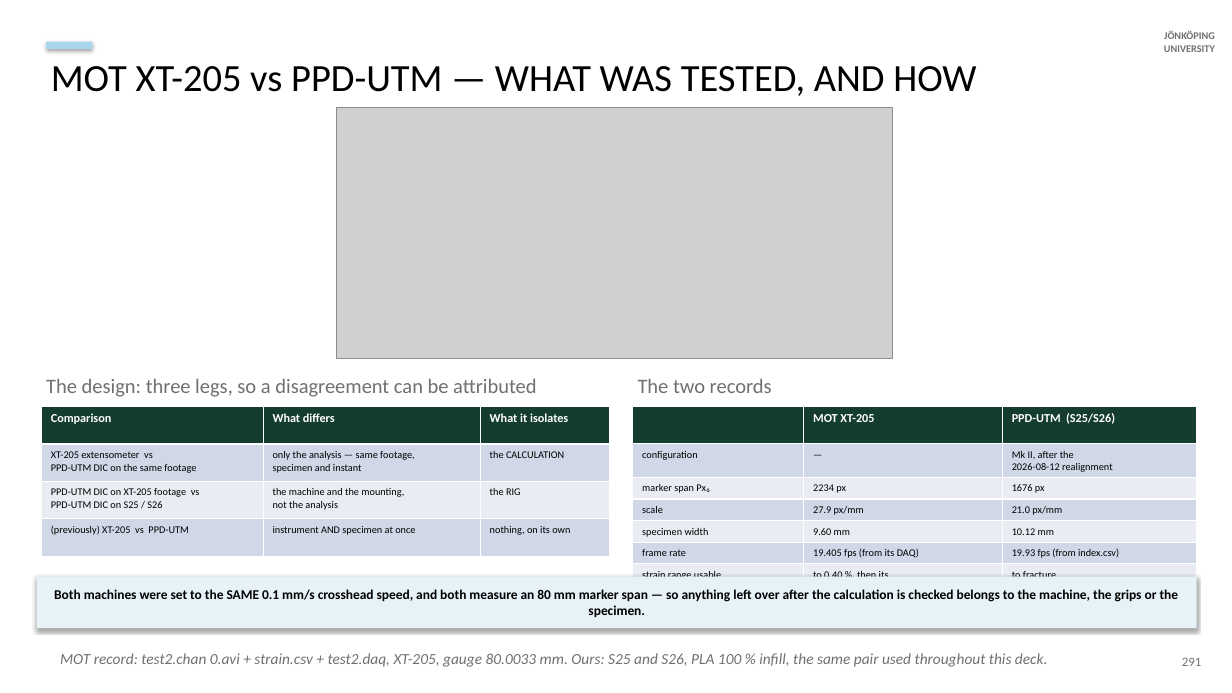
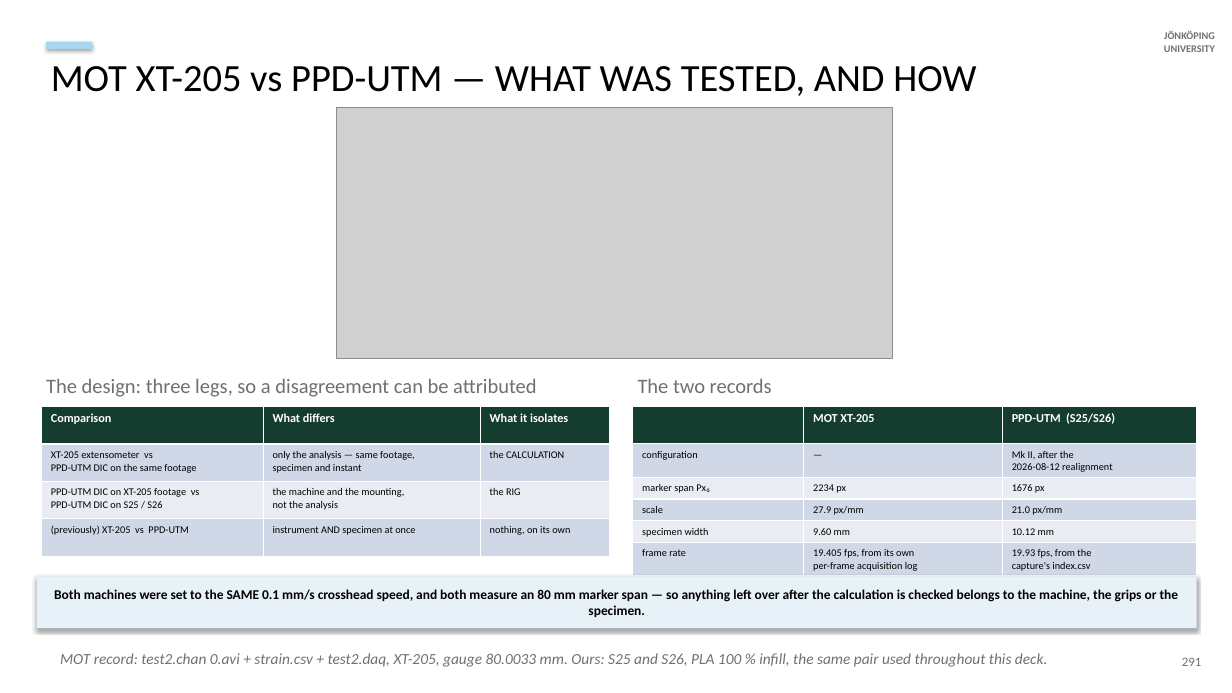
Before and after one commit to AdithyaSivakumar-3/UTM, a slide deck: slide 151 of documentation/decks/V6a_8_6_20_slides.pptx. Drawn at 1232x693 pixels with LibreOffice and Linux fonts; fonts in the diff are those of the drawing; grey boxes stand for pictures. Boxes give left, top, right and bottom in pixels: in the first picture for what was removed or moved away, otherwise in the second. Text is boxed around its words. In the diff, an @@ line names an element or a change of style, - is before the commit and + after.

```diff
--- a/documentation/decks/V6a_8_6_20_slides.pptx
+++ b/documentation/decks/V6a_8_6_20_slides.pptx
@@ table at bbox=[633, 407, 1197, 603] @@
-row 6, column 2: 19.405 fps (from its DAQ)
+row 6, column 2: 19.405 fps, from its own per-frame acquisition log
-row 6, column 3: 19.93 fps (from index.csv)
+row 6, column 3: 19.93 fps, from the capture's index.csv
```
Also in this commit, not shown: 4 other slides changed, 1 slide added, 6 other files.
